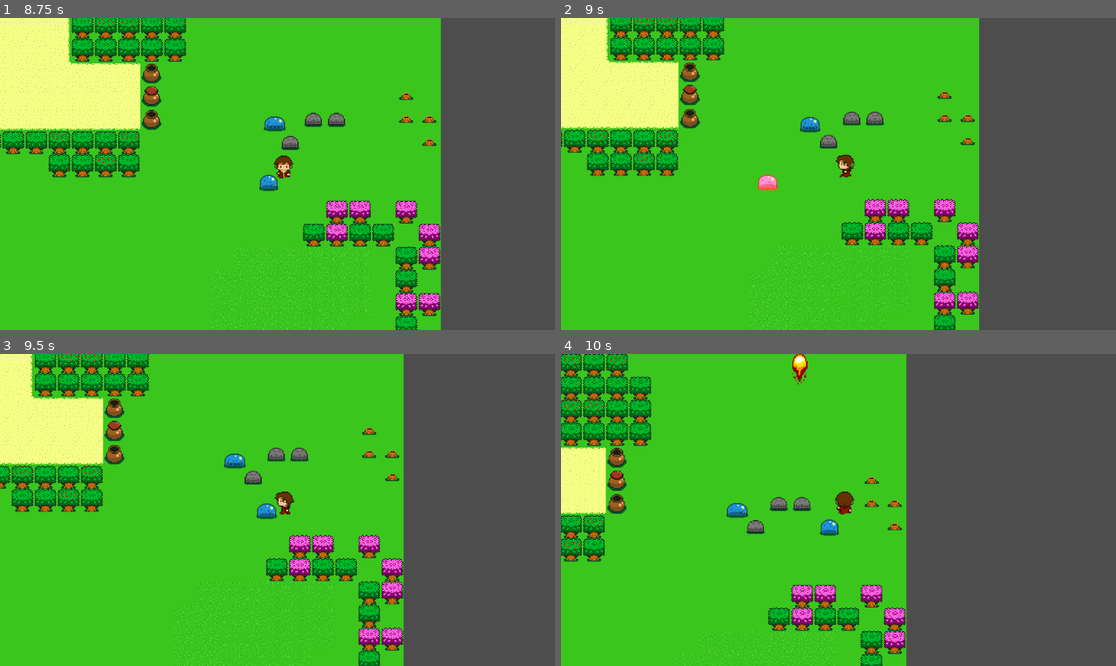
Above: before the commit, frames 1-4 (two rows, left to right).
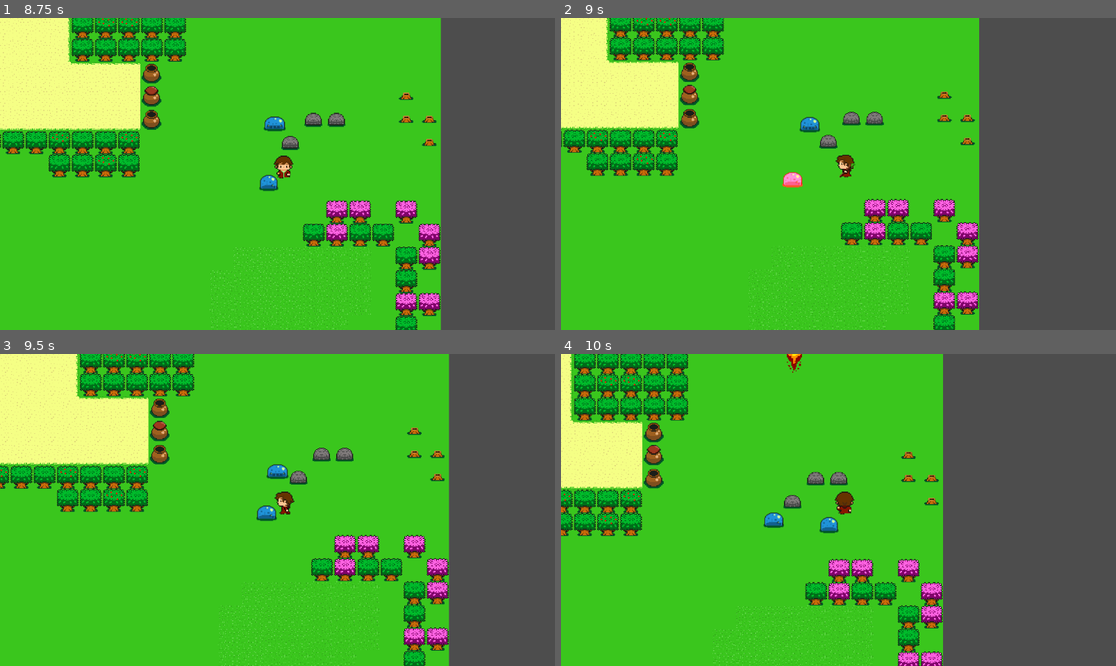
Above: after the commit, the same moments.

Repository: AlexGarciaPrada/Zelda-like-Game
Game: Godot game, scene res://PruebasAlex.tscn
Two runs of this game, one before a commit and one after it. Both use one fixed random seed, a clock stepped at 60 frames per second and the inputs below.
Inputs:
- Up to frame 1 (8.75 s): tap Enter at 0.5 s; hold Right (ui_right) 0.53-1.28 s; tap M (Attack) at 0.6, 1.35, 2.3, 3.05, 3.8, 4.35, 5.1, 6.05, 6.8, 7.55, 8.1 s; hold Down (ui_down) 1.28-2.03 s; hold Right (ui_right) 2.03-2.78 s; tap F (FireBall) at 2.1, 5.85 s; hold Up (ui_up) 2.78-3.53 s; tap I (Invisiblity) at 2.85, 6.6 s; hold Ctrl 3.53-4.28 s; hold Left (ui_left) 3.53-5.03 s; hold Down (ui_down) 5.03-5.78 s; hold Right (ui_right) 5.78-6.53 s; hold Up (ui_up) 6.53-7.28 s; hold Right (ui_right) 7.28-8.03 s; tap Ctrl at 7.35 s; hold Down (ui_down) from 8.03 s (still down)
- Up to frame 2 (9 s): release Down (ui_down) at 8.78 s; hold Left (ui_left) from 8.78 s (still down); tap M (Attack) at 8.85 s
- Up to frame 3 (9.5 s): keep holding Left (ui_left)
- Up to frame 4 (10 s): release Left (ui_left) at 9.53 s; hold Up (ui_up) from 9.53 s (still down); tap F (FireBall) at 9.6 s; tap M (Attack) at 9.8 s

Frame 1 is identical in both runs. In frame 2, 2.6% of the frame differs, in the area x 0-76%, y 0-100%; in frame 3, 22%, in the area x 0-81%, y 0-100%; in frame 4, 22%.

Commit message:
Rebote mejorado

Diff:
--- a/Enemies/enemy_proof.gd
+++ b/Enemies/enemy_proof.gd
@@ -7,23 +7,34 @@
 var weapons_in_area = []
 var clue ="down"
 var is_dying = false
+var knockback_mode = false
 @onready var animation= $AnimatedSprite2D
 @onready var enemyarea=$Area2D
+var knockback_speed = 450
+var current_frame = 0
+var newdirection = Vector2(0,0)
+
 func _on_area_2d_area_entered(area):
 	if area.is_in_group("Weapon"):
 		weapons_in_area.append(area)
 
 func _physics_process(delta):
-	if !is_dying:
+	if knockback_mode:
+		velocity = newdirection * knockback_speed
+		move_and_slide()
+		current_frame +=1
+		if current_frame == 15:
+			knockback_mode=false
+			current_frame=0
+	elif !is_dying:
 		for weapon in weapons_in_area:
 			if weapon.is_visible_in_tree():
 				life -= 1
 				weapons_in_area.erase(weapon)
 				if weapon.is_in_group("ShortAttack") && life > 0:
-					var knockback_speed = 6000
-					var newdirection = (position - player.position).normalized()
-					velocity = newdirection * knockback_speed
-					move_and_slide()
+					knockback_mode= true
+					newdirection = (position - player.position).normalized()
+					current_frame=0
 				if life >=1:
 					animation.modulate.r=255
 					await get_tree().create_timer(0.5).timeout
